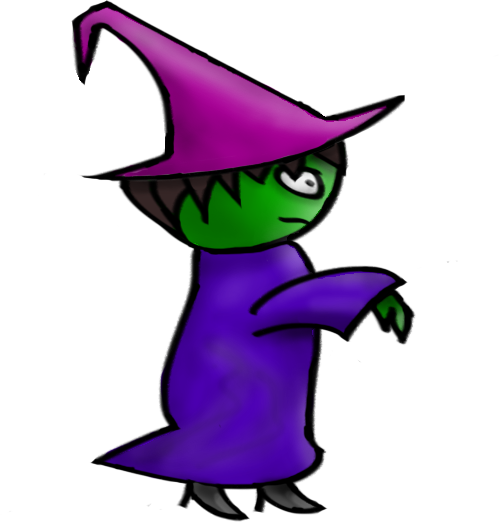
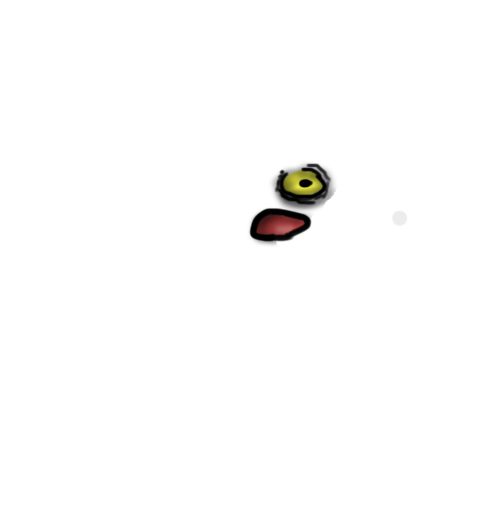
Layers edited between the first and the second 499×523 image:
hid group "Hat" (5 layers) over (44, 0, 498, 227)
hid group "Shoes" (5 layers) over (164, 469, 328, 522)
hid group "Arm" (1st of 2) (4 layers) over (205, 260, 458, 371)
hid group "Hand" (1st of 2) (4 layers) over (345, 278, 416, 346)
hid group "Body" (1st of 2) (4 layers) over (9, 219, 339, 515)
hid group "Hair" (1st of 2) (3 layers) over (112, 134, 350, 249)
added group "Expressions" with 20 layers above "Head" over (246, 158, 408, 248)
added group "Hit" with 11 layers in group "Expressions" over (246, 158, 408, 248)
added group "Mouth" (1st of 3, in "Expressions" › "Hit") with 4 layers in group "Hit" over (246, 206, 408, 248)
added layer "Mouth Light" in group "Mouth" over (269, 219, 299, 239)
added layer "Mouth Shadow" in group "Mouth" over (246, 206, 316, 248)
added layer "Mouth" (2nd of 3, in "Expressions" › "Hit" › "Mouth") in group "Mouth" over (249, 207, 408, 243)
added layer "Mouth Color" in group "Mouth" over (252, 212, 310, 238)
moved "Eye" (1st of 4, in "Expressions" › "Hit") into group "Hit" over (261, 158, 339, 214)
painted on "Eye Light" (1st of 2, in "Expressions" › "Hit" › "Eye") over (288, 172, 327, 193)
painted on "Eye" (2nd of 4, in "Expressions" › "Hit" › "Eye") over (270, 162, 332, 206)
painted on "Eye Shadow" (1st of 2, in "Expressions" › "Hit" › "Eye") over (261, 158, 339, 214)
painted on "Eye Color" (1st of 2, in "Expressions" › "Hit" › "Eye") over (279, 168, 325, 198)
moved "Mouth" (3rd of 3, in "Expressions" › "Default") into group "Default" over (275, 215, 312, 227)
hid group "Head" (1st of 2) (4 layers) over (109, 115, 348, 284)
